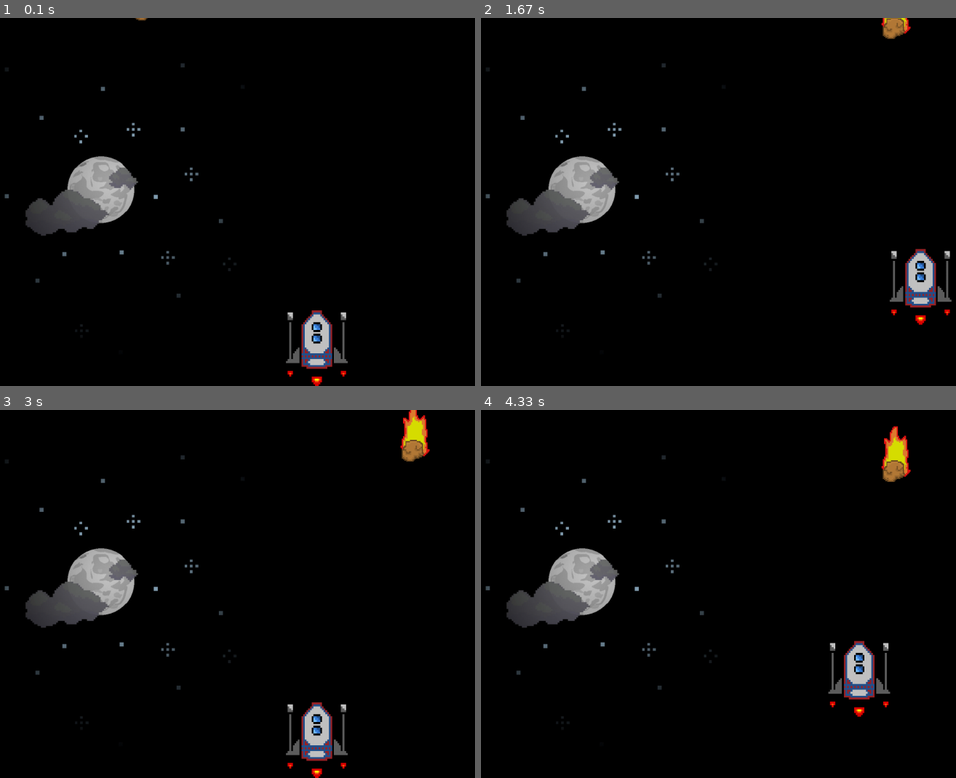
Above: before the commit, frames 1-4 (two rows, left to right).
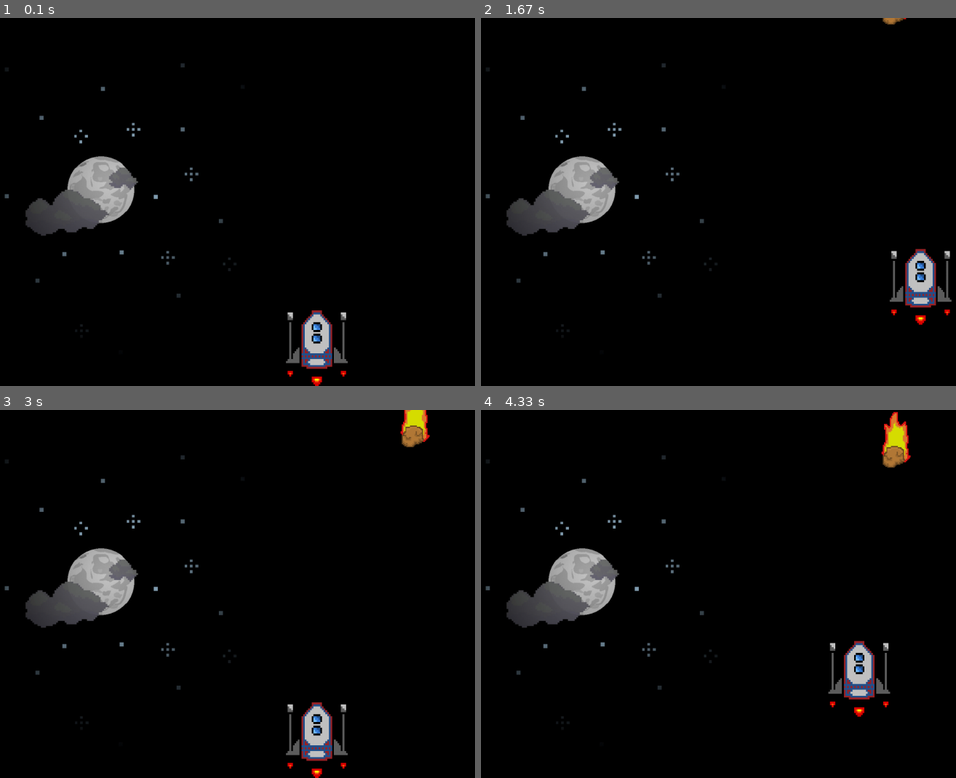
Above: after the commit, the same moments.

Repository: leonardo-walker/PYGAME
Game: pygame game, started from jogo.py
Two runs of this game, one before a commit and one after it. Both use one fixed random seed, a clock stepped at 60 frames per second and the inputs below.
Inputs:
- Up to frame 1 (0.1 s): no input
- Up to frame 2 (1.67 s): tap Enter at 0.33 s; hold Right 0.67-1.13 s; hold D 0.67-1.13 s; hold Up 1.17-1.47 s; hold W 1.17-1.47 s; hold Right from 1.5 s (still down); hold D from 1.5 s (still down)
- Up to frame 3 (3 s): release Right at 1.97 s; release D at 1.97 s; hold Left 2-2.53 s; hold A 2-2.53 s; hold Down 2.57-2.87 s; hold S 2.57-2.87 s; hold Left from 2.9 s (still down); hold A from 2.9 s (still down)
- Up to frame 4 (4.33 s): release Left at 3.3 s; release A at 3.3 s; hold Up 3.33-3.7 s; hold W 3.33-3.7 s; hold Right from 3.73 s (still down); hold D from 3.73 s (still down)

The runs differ from the first frame. In frame 1, less than 0.1% of the frame differs, in the area x 28-32%, y 0-1%; in frame 2, 0.3%; in frame 3, 0.6%; in frame 4, 0.8%, in the area x 84-91%, y 0-20%.

Commit message:
movimentação no W,A,S,D também

Diff:
--- a/jogo.py
+++ b/jogo.py
@@ -25,19 +25,19 @@
 def perdeu(pontos):
     gameDisplay.blit(background, (0,0))
     pygame.mixer.music.stop()
-    fonte = pygame.font.Font("freesansbold.ttf", 25)
+    fonte = pygame.font.Font("freesansbold.ttf", 100)
     texto = fonte.render("Pontos: "+str(pontos), True, white)
-    gameDisplay.blit(texto, (450, 90))
-    fonteContinue = pygame.font.Font("freesansbold.ttf", 20)
-    textoContinue = fonteContinue.render("press enter to restart", True, white)
-    gameDisplay.blit(textoContinue, (575,115))
+    gameDisplay.blit(texto, (575, 350))
+    fonteContinue = pygame.font.Font("freesansbold.ttf", 30)
+    textoContinue = fonteContinue.render("Press enter to restart...", True, white)
+    gameDisplay.blit(textoContinue, (625,500))
 
     pygameDisplay.update()
 
 def game():
     gameplay = True
     movimentoXMeteoro = movimentoX = random.randrange(0, display_largura)
-    movimentoYMeteoro = -150
+    movimentoYMeteoro = -185
     velocidade = 5
     direcao = True
     posicaoXNave = 740
@@ -62,18 +62,18 @@
                 pygame.quit()
                 quit()
             if event.type == pygame.KEYDOWN:
-                if event.key == pygame.K_LEFT:
+                if event.key == pygame.K_LEFT or event.key == pygame.K_a :
                     movimentoXNave = -velocidadeNave
-                elif event.key == pygame.K_RIGHT:
+                elif event.key == pygame.K_RIGHT or event.key == pygame.K_d:
                     movimentoXNave = velocidadeNave
-                elif event.key == pygame.K_UP:
+                elif event.key == pygame.K_UP or event.key == pygame.K_w:
                     movimentoYNave = -velocidadeNave
-                elif event.key == pygame.K_DOWN:
+                elif event.key == pygame.K_DOWN or event.key == pygame.K_s:
                     movimentoYNave = velocidadeNave
                 elif event.key == pygame.K_RETURN:
                     game()
             if event.type == pygame.KEYUP:
-                if event.key == pygame.K_LEFT or event.key == pygame.K_RIGHT or event.key == pygame.K_UP or event.key == pygame.K_DOWN:
+                if event.key == pygame.K_LEFT or event.key == pygame.K_RIGHT or event.key == pygame.K_UP or event.key == pygame.K_DOWN or event.key == pygame.K_a or event.key == pygame.K_w or event.key == pygame.K_s or event.key == pygame.K_d :
                     movimentoXNave = 0
                     movimentoYNave = 0
 
@@ -103,7 +103,7 @@
 
 
                     else:
-                        movimentoYMeteoro = 0
+                        movimentoYMeteoro = -185
                         movimentoXMeteoro = random.randrange(0, display_largura-larguraMeteoro)
                         velocidade = velocidade + 1
                         pontos+=1
@@ -120,7 +120,7 @@
                 if naveRect.colliderect(meteoroRect) == True:
                     gameplay = True
                     pontosMorrer +=1
-                    movimentoYMeteoro = 0
+                    movimentoYMeteoro = -185
                     movimentoXMeteoro = random.randrange(0, display_largura)
                 if pontosMorrer == 2:
                     perdeu(pontos)
